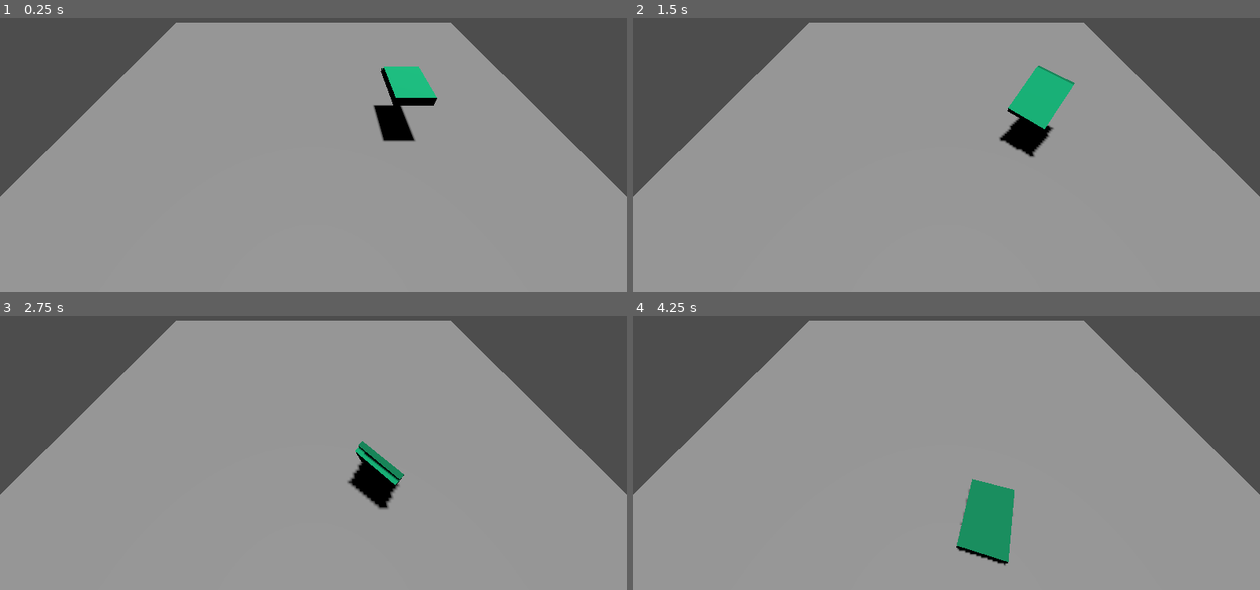
Above: before the commit, frames 1-4 (two rows, left to right).
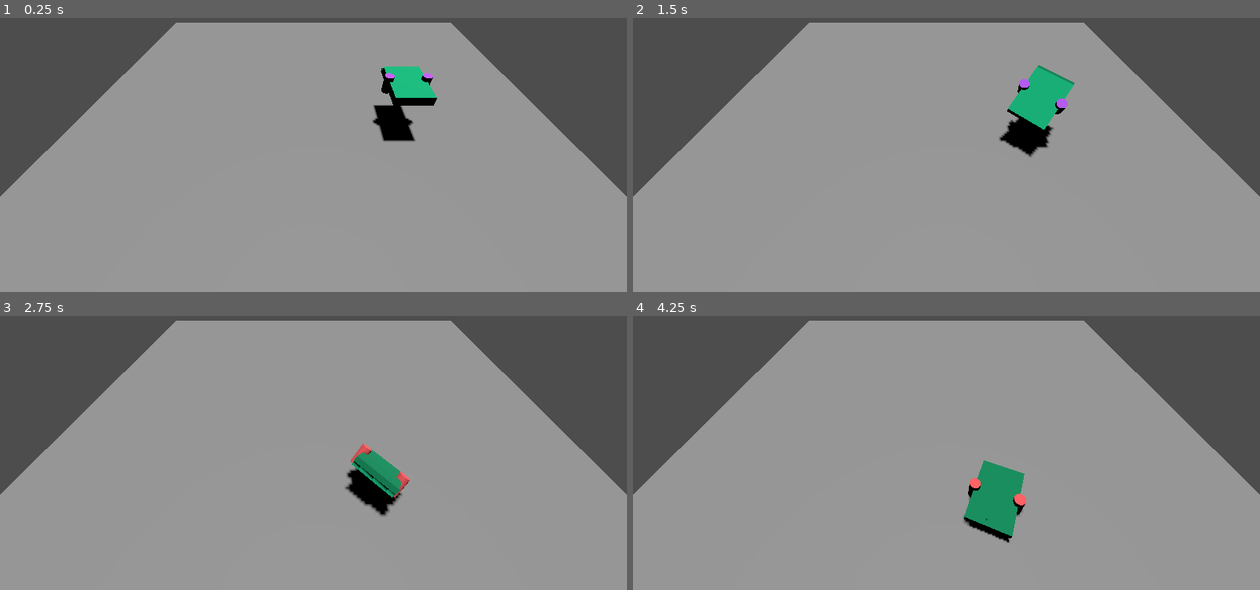
Above: after the commit, the same moments.

Repository: niqzart/godot-tiltrotor
Game: Godot game, scene res://scenes/main/main.tscn
Same seed, same stepped clock (60 frames per second), same inputs: the game is played once before the commit and once after it.
Inputs:
- Up to frame 1 (0.25 s): no input
- Up to frame 2 (1.5 s): tap Enter at 0.5 s; hold Left (right_rotor_backwards) 0.53-1.28 s; tap Space (enable_pid) at 0.6, 1.35 s; hold A (left_rotor_backwards) from 1.28 s (still down)
- Up to frame 3 (2.75 s): release A (left_rotor_backwards) at 2.03 s; hold Left (right_rotor_backwards) from 2.03 s (still down); tap Space (enable_pid) at 2.1 s
- Up to frame 4 (4.25 s): release Left (right_rotor_backwards) at 2.78 s; hold D (left_rotor_forwards) 2.78-3.53 s; tap Space (enable_pid) at 2.85, 3.6 s; hold A (left_rotor_backwards) from 3.53 s (still down)

The runs differ from the first frame. In frame 1, 0.2% of the frame differs, in the area x 59-70%, y 20-40%; in frame 2, 0.3%; in frame 3, 1.1%; in frame 4, 1.8%, in the area x 51-63%, y 52-92%.

Commit message:
feat: visible rotors on the model & pid control indication

Diff:
--- a/scenes/tiltrotor/tiltrotor.gd
+++ b/scenes/tiltrotor/tiltrotor.gd
@@ -32,7 +32,17 @@
 var x_angle_pid = PIDController.new()
 var z_angle_pid = PIDController.new()
 
-var pid_enabled = true
+var pid_enabled = false
+
+
+func _update_rotor_color() -> void:
+    $RightRotor/Mesh.mesh.material.albedo_color = (
+        Color("#ff5e61") if self.pid_enabled else Color("#c15dff")
+    )
+
+
+func _ready() -> void:
+    self._update_rotor_color()
 
 
 func _process(_delta: float) -> void:
@@ -41,9 +51,12 @@
         if self.pid_enabled:
             self.x_angle_pid.reset()
             self.z_angle_pid.reset()
+        self._update_rotor_color()
 
 
 func _physics_process(delta: float) -> void:
+    print(self.global_position, self.global_rotation)
+
     var right_position: Vector3 = self.transform.basis.x * 2
     var left_position: Vector3 = self.transform.basis.x * -2
 
--- a/scenes/tiltrotor/tiltrotor.tscn
+++ b/scenes/tiltrotor/tiltrotor.tscn
@@ -6,7 +6,7 @@
 size = Vector3(4, 1, 6)
 
 [sub_resource type="StandardMaterial3D" id="StandardMaterial3D_6q06x"]
-albedo_color = Color(1.5883148e-06, 0.7263605, 0.4812677, 1)
+albedo_color = Color(0, 0.7254902, 0.48235294, 1)
 
 [sub_resource type="BoxMesh" id="BoxMesh_ry1n4"]
 material = SubResource("StandardMaterial3D_6q06x")
@@ -19,18 +19,44 @@
 material = SubResource("StandardMaterial3D_hujxm")
 size = Vector3(4, 0.5, 6)
 
+[sub_resource type="CylinderShape3D" id="CylinderShape3D_ry1n4"]
+
+[sub_resource type="StandardMaterial3D" id="StandardMaterial3D_ry1n4"]
+albedo_color = Color(0.7573184, 0.3656332, 0.9999693, 1)
+
+[sub_resource type="CylinderMesh" id="CylinderMesh_r37r5"]
+material = SubResource("StandardMaterial3D_ry1n4")
+
 [node name="Tiltrotor" type="RigidBody3D"]
 linear_damp = 1.0
 angular_damp = 1.0
 script = ExtResource("1_ry1n4")
 
-[node name="Collidor" type="CollisionShape3D" parent="."]
+[node name="Body" type="CollisionShape3D" parent="."]
 shape = SubResource("BoxShape3D_pk5h2")
 
-[node name="TopMesh" type="MeshInstance3D" parent="."]
+[node name="TopMesh" type="MeshInstance3D" parent="Body"]
 transform = Transform3D(1, 0, 0, 0, 1, 0, 0, 0, 1, 0, 0.25, 0.25)
 mesh = SubResource("BoxMesh_ry1n4")
+skeleton = NodePath("../..")
 
-[node name="BottomMesh" type="MeshInstance3D" parent="."]
+[node name="BottomMesh" type="MeshInstance3D" parent="Body"]
 transform = Transform3D(1, 0, 0, 0, 1, 0, 0, 0, 1, 0, -0.25, 0)
 mesh = SubResource("BoxMesh_r37r5")
+skeleton = NodePath("../..")
+
+[node name="RightRotor" type="CollisionShape3D" parent="."]
+transform = Transform3D(1, 0, 0, 0, 1, -2.9802322e-08, 0, 2.9802322e-08, 1, 2, 0, 0)
+shape = SubResource("CylinderShape3D_ry1n4")
+
+[node name="Mesh" type="MeshInstance3D" parent="RightRotor"]
+mesh = SubResource("CylinderMesh_r37r5")
+skeleton = NodePath("")
+
+[node name="LeftRotor" type="CollisionShape3D" parent="."]
+transform = Transform3D(1, 0, 0, 0, 1, 2.9802322e-08, 0, -2.9802322e-08, 1, -2, 0, 0)
+shape = SubResource("CylinderShape3D_ry1n4")
+
+[node name="Mesh" type="MeshInstance3D" parent="LeftRotor"]
+mesh = SubResource("CylinderMesh_r37r5")
+skeleton = NodePath("")
Not shown: 1 places in scenes/tiltrotor/tiltrotor.tscn that only renumber resources
